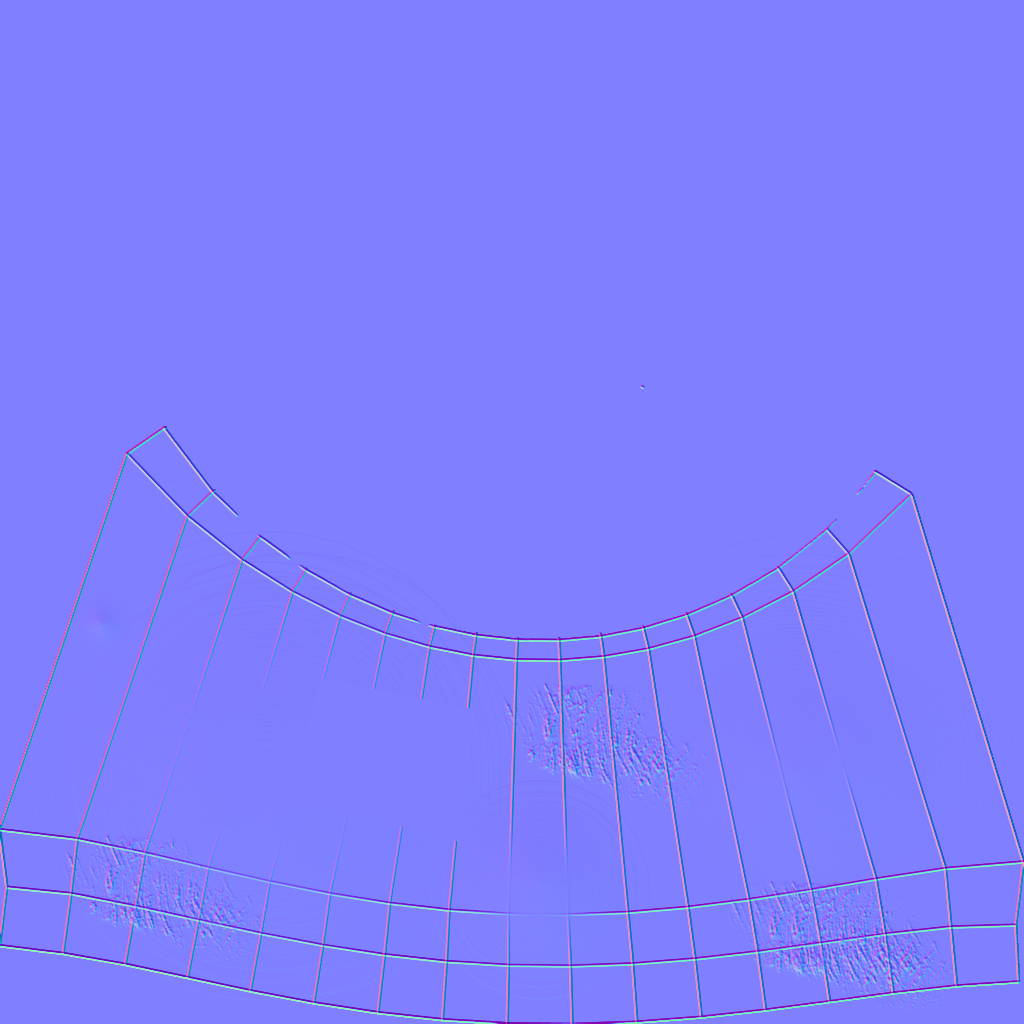
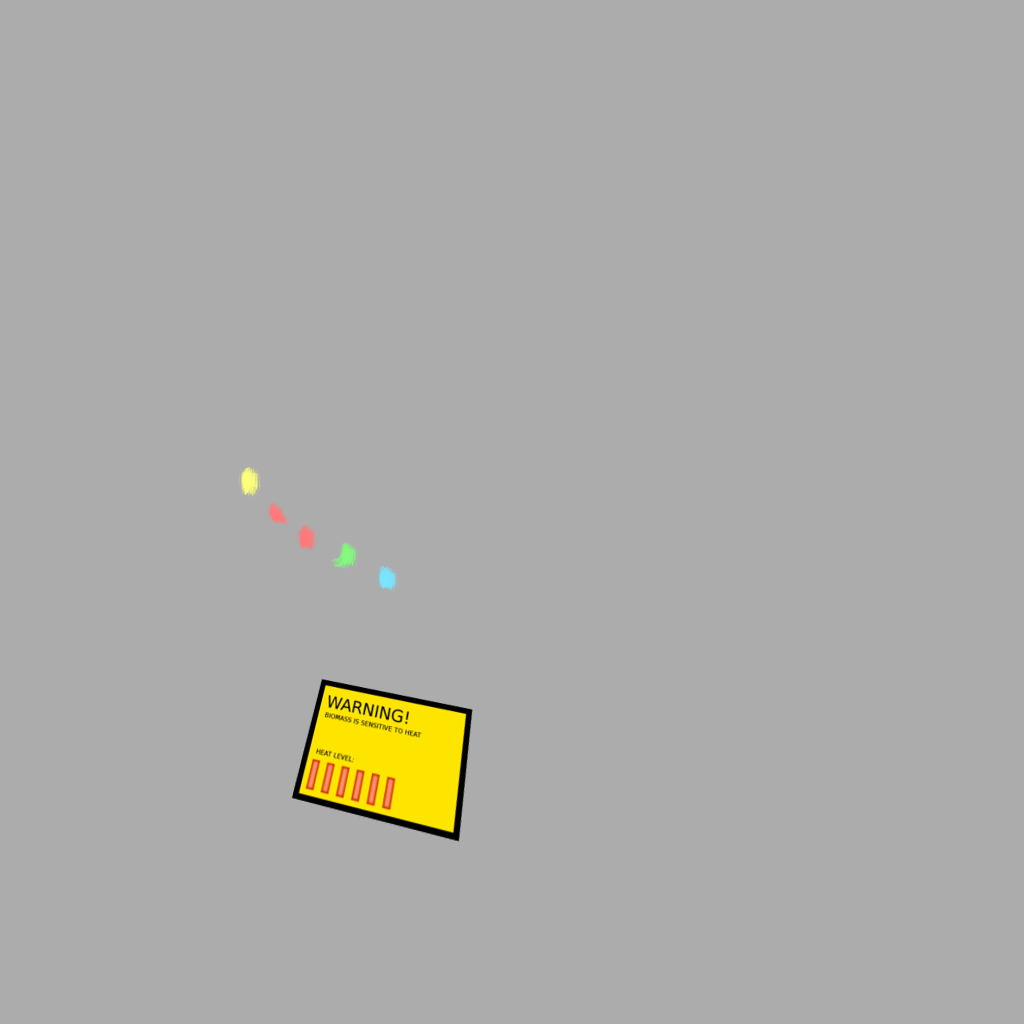
Before/after of a (1024, 1024) layered artwork. What changed in the layer stack:
added group "Diffuse" with 2 layers above "Normalmap" over 0, 0, 1024, 1024
showed "Sign copy", moved it into group "Diffuse" over 273, 674, 473, 842
moved "Layer" into group "Diffuse" over 0, 0, 1024, 1024
renamed "vats2_uv.png copy" to "Normalmap", hid it over 0, 0, 1024, 1024
